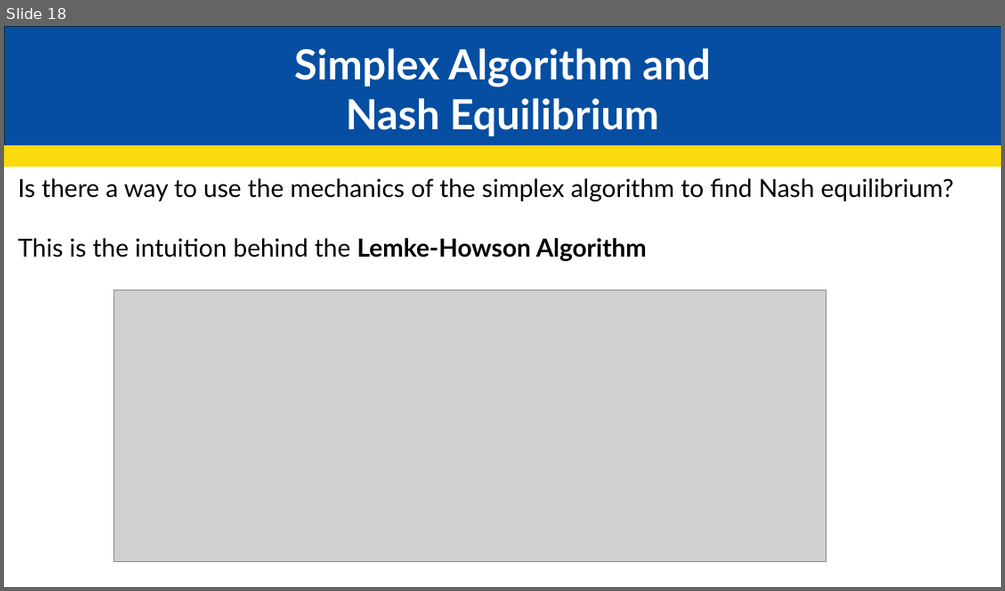
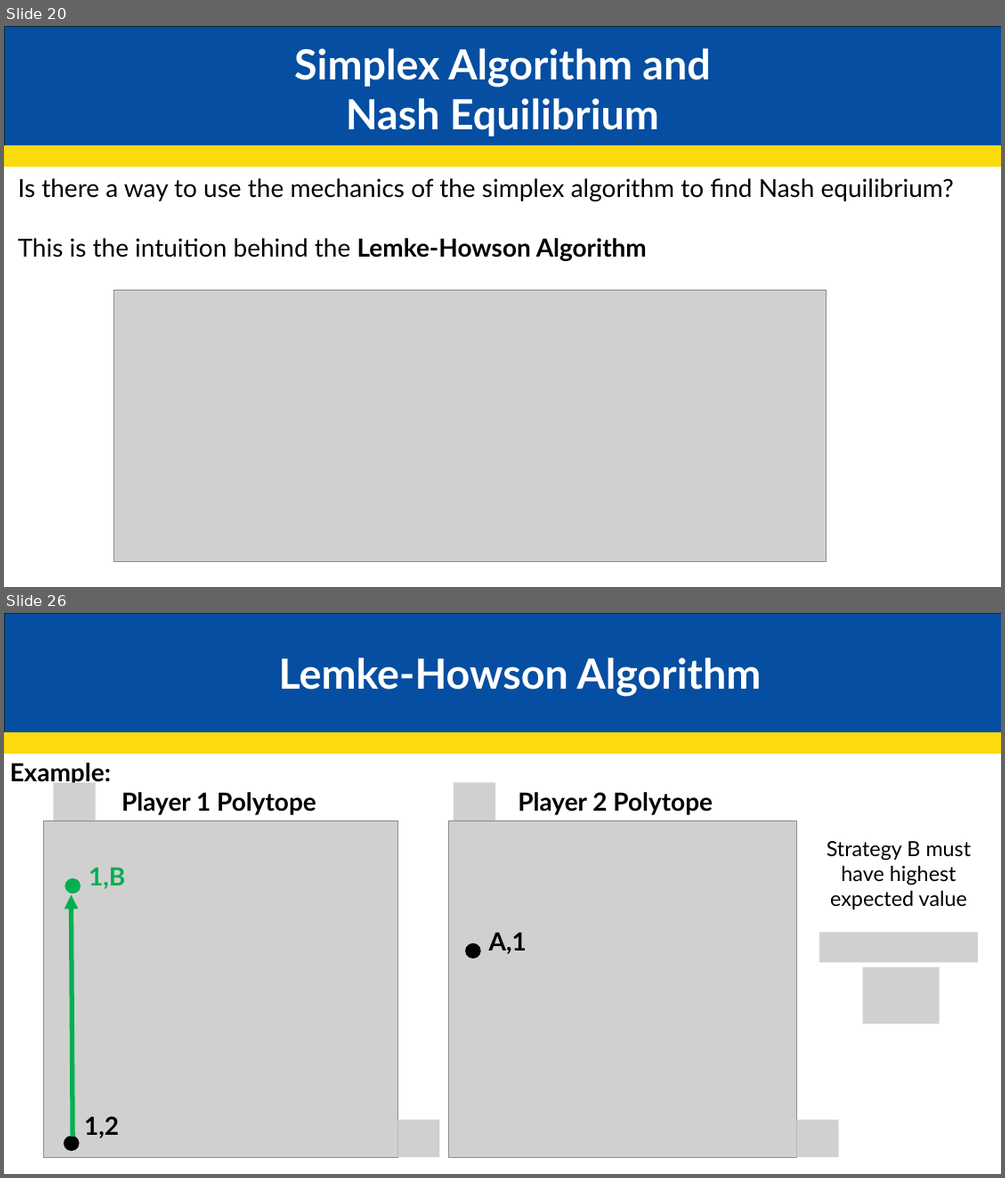
Before and after one commit to JakeCisc210/Candidacy, a slide deck: Reading Course/Presentations/Advanced Game Theory.pptx. Shown one above the other, each under a label of ours: slide 18 before the commit, slides 20 and 26 after it; the slides between them are not shown. The pictures are 1005x591 and 1005x1178 pixels, drawn with LibreOffice and Linux fonts; fonts in the diff are those of the drawing; grey boxes stand for pictures. Boxes give left, top, right and bottom in pixels: in the first picture for what was removed or moved away, otherwise in the second. Text is boxed around its words. In the diff, an @@ line names an element or a change of style, - is before the commit and + after.

```diff
--- a/Reading Course/Presentations/Advanced Game Theory.pptx
+++ b/Reading Course/Presentations/Advanced Game Theory.pptx
@@ slide 26 added at <box>4,613,1001,1174</box>, background #FFFFFF @@
@@ rectangle added at <box>5,613,1001,732</box>, fill #064EA1, outline #092A39 1.5 pt @@
@@ text added at <box>279,657,761,697</box>, 40 pt, text #FFFFFF, bold @@
+Lemke-Howson Algorithm
@@ rectangle added at <box>4,732,1001,753</box>, fill #FBDB0E, outline #FBDB0E 1.5 pt @@
@@ text added at <box>10,763,111,787</box>, 24 pt, text #000000, bold @@
+  Example:
@@ picture added at <box>53,783,96,820</box> @@
@@ text added at <box>121,792,316,815</box>, 24 pt, text #000000, bold @@
+  Player 1 Polytope
@@ picture added at <box>453,783,495,820</box> @@
@@ text added at <box>518,792,712,815</box>, 24 pt, text #000000, bold @@
+  Player 2 Polytope
@@ picture added at <box>44,820,397,1157</box> @@
@@ picture added at <box>449,820,797,1157</box> @@
@@ text added at <box>826,841,971,909</box>, 20 pt, text #000000 @@
+Strategy B must have highest expected value
@@ ellipse added at <box>65,879,80,892</box>, fill #00B050, outline #00B050 1.5 pt @@
@@ text added at <box>89,867,125,889</box>, 24 pt, text #00B050, bold @@
+1,B
@@ arrow added from (73, 1136) to (72, 895), #00B050 4.5 pt @@
@@ text added at <box>489,932,526,954</box>, 24 pt, text #000000, bold @@
+A,1
@@ picture added at <box>820,933,979,962</box> @@
@@ ellipse added at <box>466,944,480,957</box>, fill #000000, outline #000000 1.5 pt @@
@@ picture added at <box>863,966,938,1023</box> @@
@@ text added at <box>84,1116,119,1138</box>, 24 pt, text #000000, bold @@
+1,2
@@ picture added at <box>398,1119,440,1157</box> @@
@@ picture added at <box>797,1119,839,1157</box> @@
@@ ellipse added at <box>65,1136,79,1150</box>, fill #000000, outline #000000 1.5 pt @@
@@ what was slide 18 is now slide 20 @@
```
Also in this commit, not shown: 2 slides changed, 10 other slides added.
